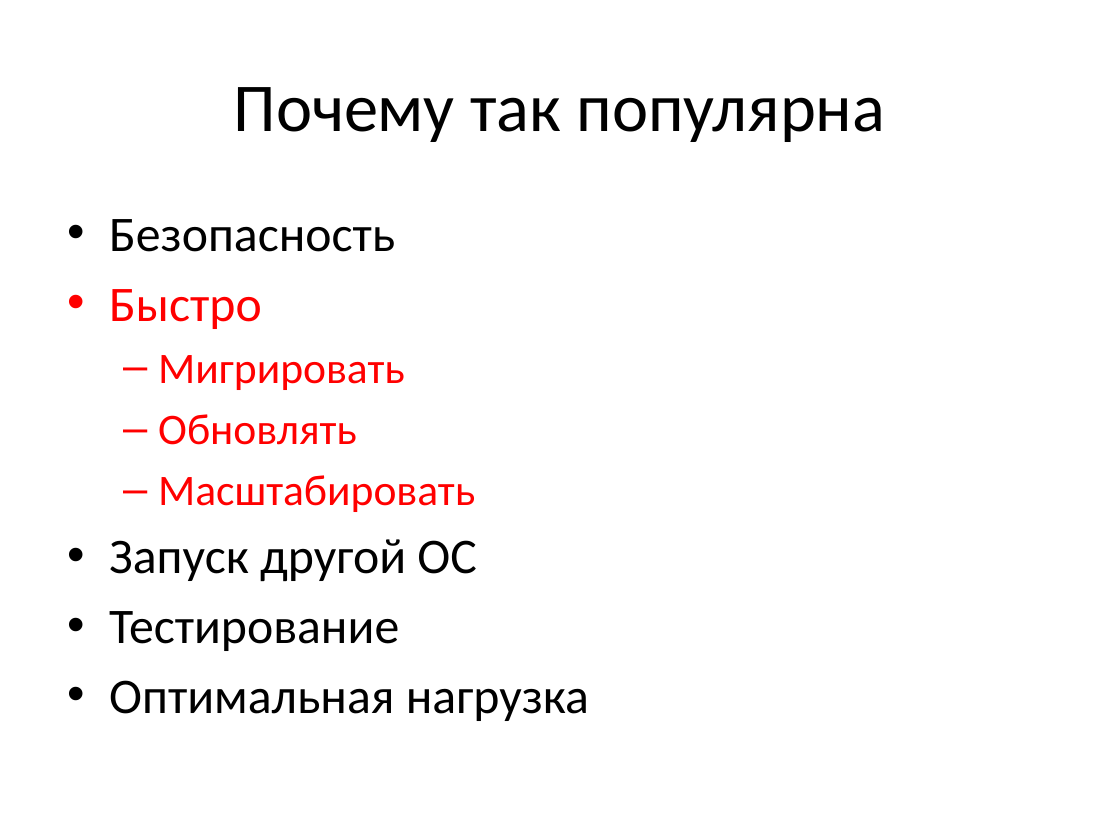
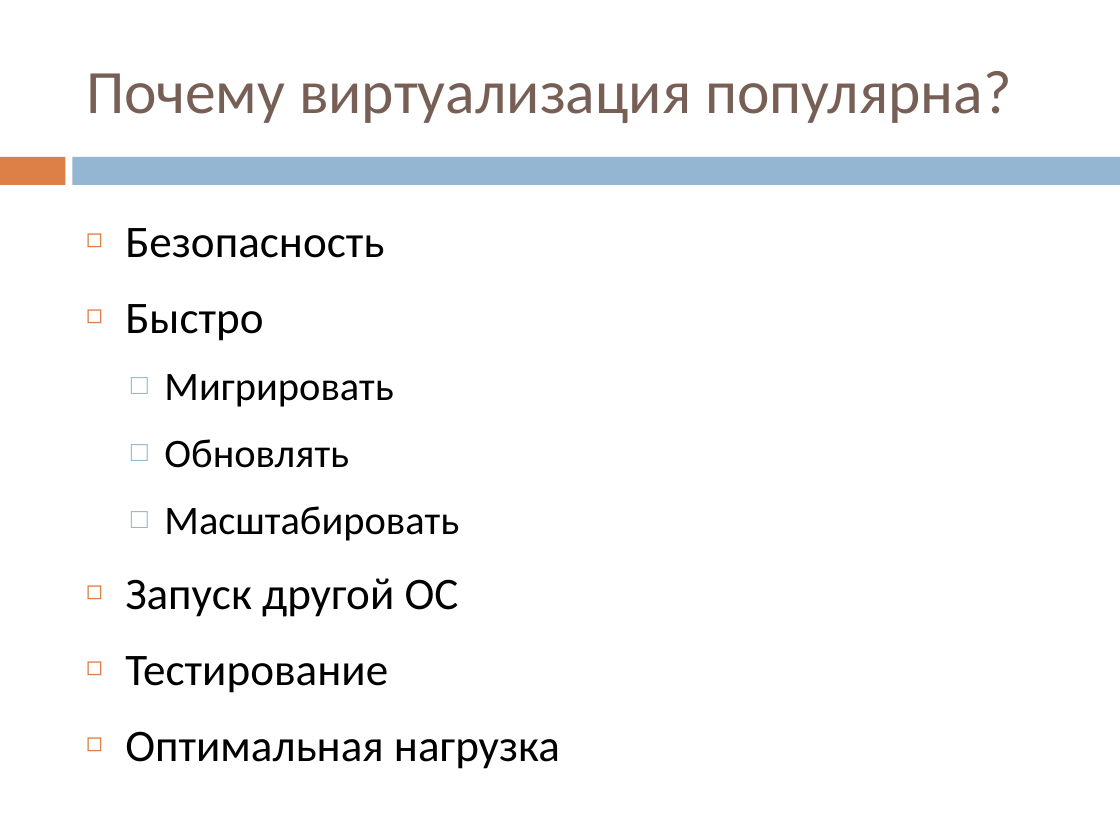
Before and after one commit to vitali-kviatkouski/personal, a slide deck: slide 22 of MiniQ/Virtualization.pptx (slide 20 before the commit). Drawn at 1120x840 pixels with LibreOffice and Linux fonts; fonts in the diff are those of the drawing. Boxes give left, top, right and bottom in pixels: in the first picture for what was removed or moved away, otherwise in the second. Text is boxed around its words. In the diff, an @@ line names an element or a change of style, - is before the commit and + after.

```diff
--- a/MiniQ/Virtualization.pptx
+++ b/MiniQ/Virtualization.pptx
@@ title at box(86, 71, 1011, 123): text changed; size 44 to 39.6 pt; text colour #000000 to #775F55 @@
-Почему так популярна
+Почему виртуализация популярна?
@@ rectangle added at box(0, 157, 65, 185), fill #DD8047 @@
@@ rectangle added at box(73, 157, 1120, 185), fill #94B6D2 @@
@@ text "Безопасность": place and size @@
-text "Безопасность" at box(109, 219, 589, 721)
+text "Безопасность" at box(125, 228, 560, 769)
@@ text "Безопасность" at box(125, 228, 560, 769): size 32 to 29 pt in "Безопасность", "Быстро", "Запуск другой ОС", "Тестирование" and 1 more places; text colour #FF0000 to #000000 in "Быстро", "Мигрировать", "Обновлять", "Масштабировать"; size 28 to 26 pt in "Мигрировать", "Обновлять", "Масштабировать"; bullet • to ◻; line spacing 1 to 1.2; bullet – to □ @@
```
Also in this commit, not shown: 17 other slides changed, 7 slides added, 3 slides removed.
